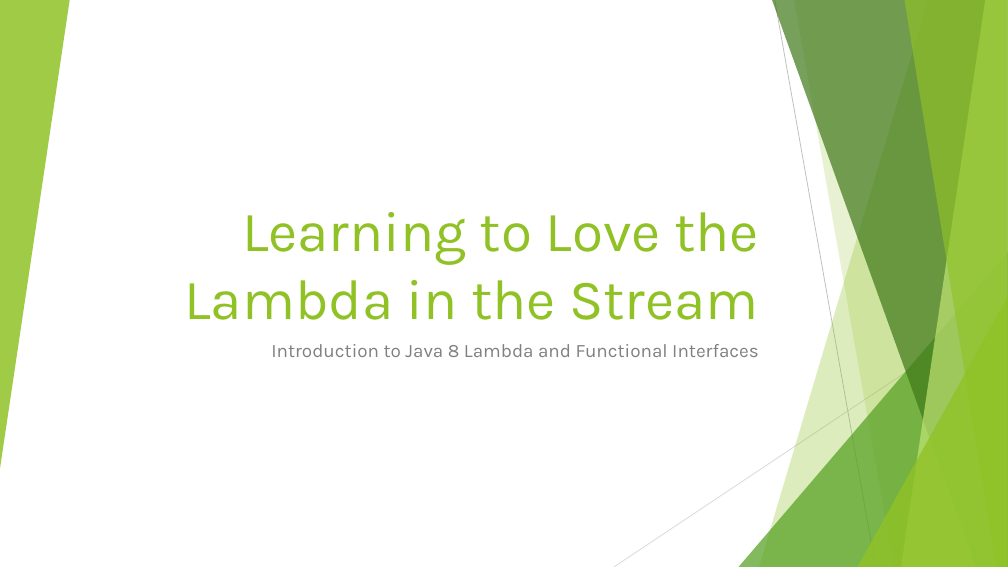
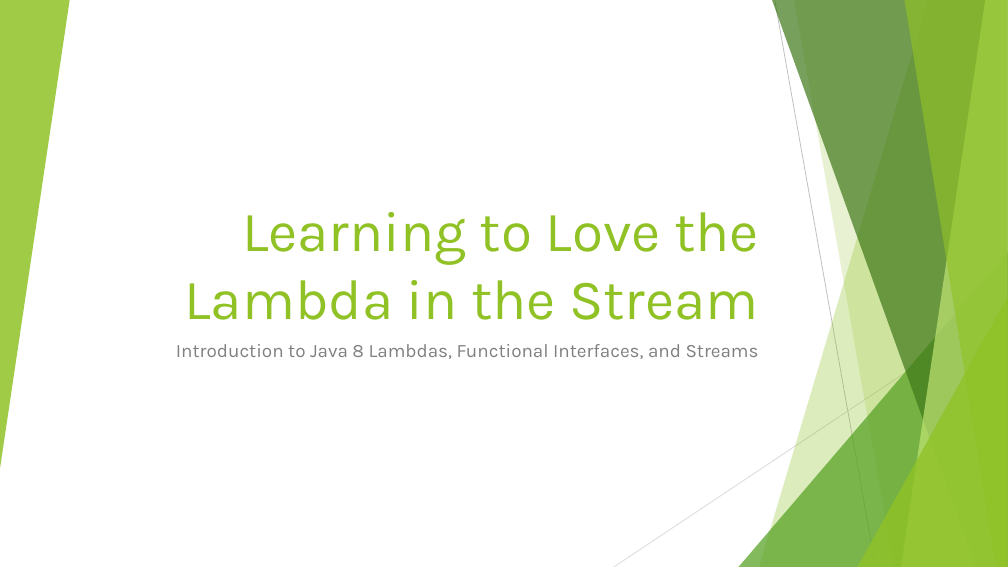
Before and after one commit to RichardRoda/2017-CodePaLOUsa-Lambda, a slide deck: slide 1 of Learning to Love the Lambda in the Stream.pptx. Drawn at 1008x567 pixels with LibreOffice and Linux fonts; fonts in the diff are those of the drawing. Boxes give left, top, right and bottom in pixels: in the first picture for what was removed or moved away, otherwise in the second. Text is boxed around its words. In the diff, an @@ line names an element or a change of style, - is before the commit and + after.

```diff
--- a/Learning to Love the Lambda in the Stream.pptx
+++ b/Learning to Love the Lambda in the Stream.pptx
@@ subtitle at (176, 344, 759, 359): text changed @@
-Introduction to Java 8 Lambda and Functional Interfaces
+Introduction to Java 8 Lambdas, Functional Interfaces, and Streams
```
Also in this commit, not shown: 12 other slides changed, 3 slides added, 1 slide removed, 1 other file.
